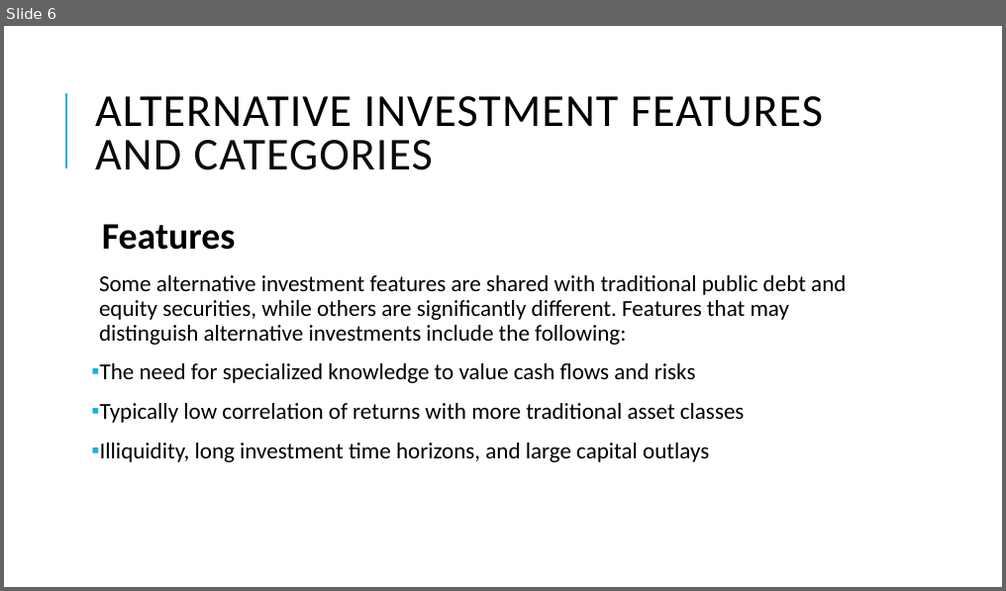
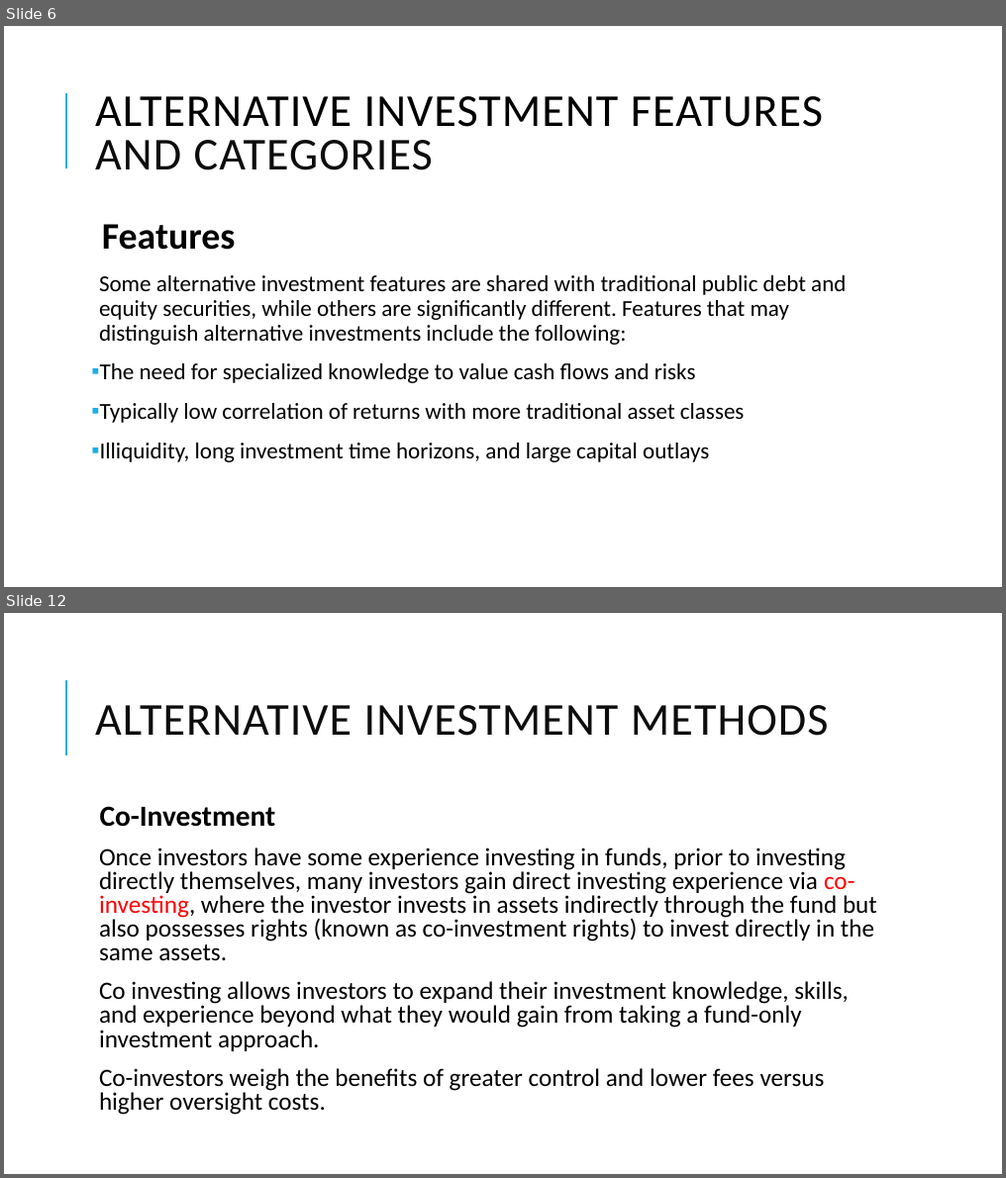
Before and after one commit to Isco0530/data, a slide deck: 2024Alternative.pptx. Shown one above the other, each under a label of ours: slide 6 before the commit, slides 6 and 12 after it; the slides between them are not shown. The pictures are 1006x591 and 1006x1178 pixels, drawn with LibreOffice and Linux fonts; fonts in the diff are those of the drawing. Boxes give left, top, right and bottom in pixels: in the first picture for what was removed or moved away, otherwise in the second. Text is boxed around its words. In the diff, an @@ line names an element or a change of style, - is before the commit and + after.

```diff
--- a/2024Alternative.pptx
+++ b/2024Alternative.pptx
@@ slide 12 added at [4,613,1002,1174], background #FFFFFF; not listed: 1 template element that a slide beside it also shows @@
@@ title added at [95,705,829,736], 44 pt, text #0D0D0D @@
+ALTERNATIVE INVESTMENT METHODS
@@ text added at [99,806,877,1115], 24 pt, text #000000 @@
+  Co-Investment
+  Once investors have some experience investing in funds, prior to investing directly themselves, many investors gain direct investing experience via co-investing, where the investor invests in assets indirectly through the fund but also possesses rights (known as co-investment rights) to invest directly in the same assets.
+  Co investing allows investors to expand their investment knowledge, skills, and experience beyond what they would gain from taking a fund-only investment approach.
+  Co-investors weigh the benefits of greater control and lower fees versus higher oversight costs.
```
Also in this commit, not shown: 2 slides changed, 11 other slides added.
